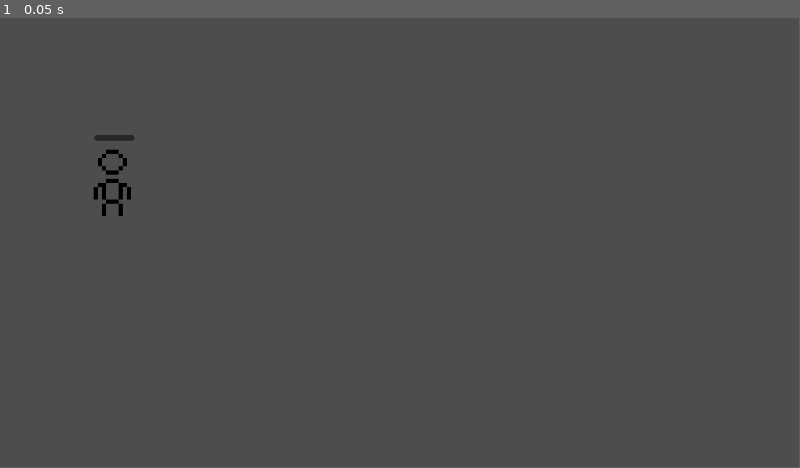
Above: before the commit, frame 1.
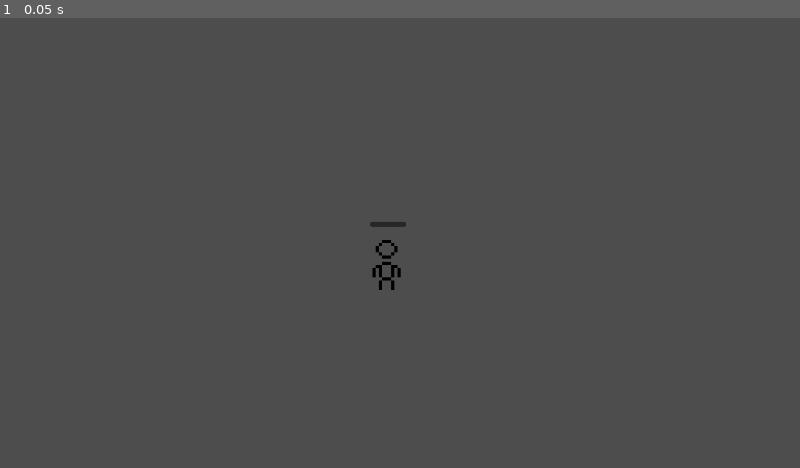
Above: after the commit, the same moment.

Repository: rd124p7/ScaleJam_2023
Game: Godot game, scene res://test_node.tscn
Two runs of this game, one before a commit and one after it. Both use one fixed random seed, a clock stepped at 60 frames per second and the inputs below. The project has no main scene, so this scene is started directly.
Inputs:
- Up to frame 1 (0.05 s): no input
In our replay, the window is 799x449 before the commit and 800x450 after it. These sizes can differ from the game's own. Grey fills any space a smaller window leaves; there, only what the larger window draws over its background counts as a difference.

The runs differ from the first frame. In frame 1, 0.4% of the frame differs, in the area x 11-51%, y 26-61%.

Commit message:
Some Minor Changes, Added Camera

Diff:
--- /dev/null
+++ b/game/Scenes/CameraController/PlayerCameraController.gd
@@ -0,0 +1,9 @@
+extends Node2D
+
+
+func _ready():
+	pass
+
+
+func _process(_delta):
+	pass
--- /dev/null
+++ b/game/Scenes/CameraController/player_camera_controller.tscn
@@ -0,0 +1,13 @@
+[gd_scene load_steps=2 format=3 uid="uid://d0hhs0um6k6ai"]
+
+[ext_resource type="Script" path="res://Scenes/CameraController/PlayerCameraController.gd" id="1_dkbjb"]
+
+[node name="PlayerCameraController" type="Node2D"]
+script = ExtResource("1_dkbjb")
+
+[node name="PlayerCamera" type="Camera2D" parent="."]
+limit_left = -2000
+limit_top = -2000
+limit_right = 2000
+limit_bottom = 2000
+position_smoothing_enabled = true
--- a/game/Scenes/Monkey/MonkeyGui/monkey_gui.gd
+++ b/game/Scenes/Monkey/MonkeyGui/monkey_gui.gd
@@ -1,4 +1,8 @@
 extends Control
+
+
+signal action_button_activated
+
 
 # Function Name: _ready
 # Description:
@@ -6,6 +10,14 @@
 func _ready():
 	for button_node in self.get_children():
 		button_node.scale = Vector2(0, 0)
+
+
+
+# Function Name: _on_action_button_pressed
+# Description:
+# 	Emit action_button_activated when the action button is pressed
+func _on_action_button_pressed():
+	action_button_activated.emit()
 
 
 
--- a/game/Scenes/Monkey/MonkeyGui/monkey_gui.tscn
+++ b/game/Scenes/Monkey/MonkeyGui/monkey_gui.tscn
@@ -38,3 +38,4 @@
 
 [connection signal="tree_entered" from="." to="." method="_on_tree_entered"]
 [connection signal="tree_exited" from="." to="." method="_on_tree_exited"]
+[connection signal="pressed" from="ActionButton" to="." method="_on_action_button_pressed"]
--- a/game/Scenes/Monkey/monkey.gd
+++ b/game/Scenes/Monkey/monkey.gd
@@ -1,4 +1,7 @@
 extends CharacterBody2D
+
+# Signal to tell the camera to zoom out and highlight the possible action areas
+signal action_needs_selecting
 
 
 # Load Scenes
@@ -16,11 +19,11 @@
 
 
 func _ready():
+	pass
 
-	print_debug(self.position)
 
 func _process(_delta):
-	handle_menu_mouse_click()
+	handle_menu_mouse_hover()
 
 	# =======	TEST FUNCTION ========
 	test_panic_bar()
@@ -34,10 +37,20 @@
 	is_monkey_selected = false
 
 
+
+# Function Name: _on_action_button_activated
+# Description:
+# 	When the Action Button is Pressed emit the action_needs_selecting signal, it will be used to tell
+#	the camera to zoom out and highlight the action areas
+func _on_action_button_activated():
+	action_needs_selecting.emit()
+
+
+
 # Function Name: handle_mouse_click
 # Description:
 # 	Check for the right mouse button and call create_menu_instance function
-func handle_menu_mouse_click() -> void:
+func handle_menu_mouse_hover() -> void:
 	if is_monkey_selected:
 		if Input.is_action_just_pressed("MonkeyActionMenu"):
 			is_create_menu = !is_create_menu
@@ -56,7 +69,7 @@
 	if is_create_menu:
 		monkey_action_buttons = monkey_gui_scene.instantiate()
 		monkey_action_buttons.position = Vector2(0, -128)
-		print_debug("Monkey button ", monkey_action_buttons.position)
+		monkey_action_buttons.action_button_activated.connect(_on_action_button_activated)
 
 		if monkey_action_buttons:
 			self.add_child(monkey_action_buttons)
--- a/game/Scenes/Monkey/monkey.tscn
+++ b/game/Scenes/Monkey/monkey.tscn
@@ -16,7 +16,7 @@
 script = ExtResource("2_80kim")
 
 [node name="MonkeySprite" type="Sprite2D" parent="."]
-scale = Vector2(6, 6)
+scale = Vector2(5, 5)
 texture = ExtResource("1_ccr4d")
 
 [node name="MonkeyBarIndicators" type="Node2D" parent="."]
@@ -24,5 +24,7 @@
 
 [node name="MonkeyPanicBarIndicator" parent="MonkeyBarIndicators" instance=ExtResource("4_bc4u5")]
 
+[node name="NavigationAgent2D" type="NavigationAgent2D" parent="."]
+
 [connection signal="mouse_entered" from="." to="." method="_on_mouse_entered"]
 [connection signal="mouse_exited" from="." to="." method="_on_mouse_exited"]
--- a/game/project.godot
+++ b/game/project.godot
@@ -13,6 +13,12 @@
 config/name="ScaleJam_2023"
 config/features=PackedStringArray("4.1", "Mobile")
 config/icon="res://icon.svg"
+
+[display]
+
+window/size/viewport_width=1280
+window/size/viewport_height=720
+window/size/resizable=false
 
 [editor]
 
--- a/game/test_node.tscn
+++ b/game/test_node.tscn
@@ -1,9 +1,12 @@
-[gd_scene load_steps=2 format=3 uid="uid://cuxytn5wn35em"]
+[gd_scene load_steps=3 format=3 uid="uid://cuxytn5wn35em"]
 
 [ext_resource type="PackedScene" uid="uid://dh7klyj14bg2j" path="res://Scenes/Monkey/monkey.tscn" id="1_nskbb"]
+[ext_resource type="PackedScene" uid="uid://d0hhs0um6k6ai" path="res://Scenes/CameraController/player_camera_controller.tscn" id="2_h60fo"]
 
 [node name="TestNode" type="Node2D"]
 
 [node name="Monkey" parent="." instance=ExtResource("1_nskbb")]
-position = Vector2(165, 238)
+position = Vector2(-19, 35)
 collision_layer = 3
+
+[node name="PlayerCameraController" parent="." instance=ExtResource("2_h60fo")]
